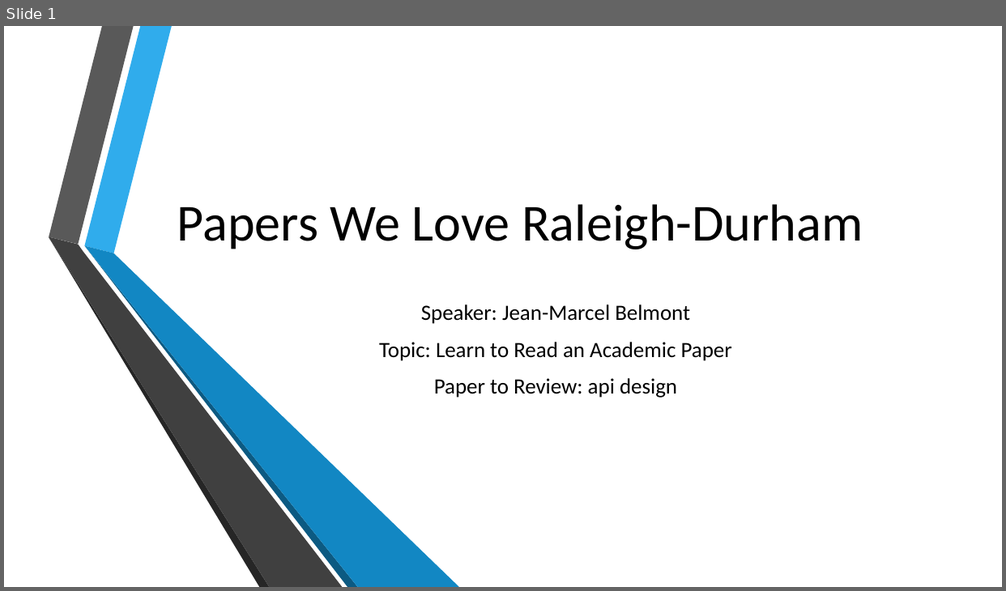
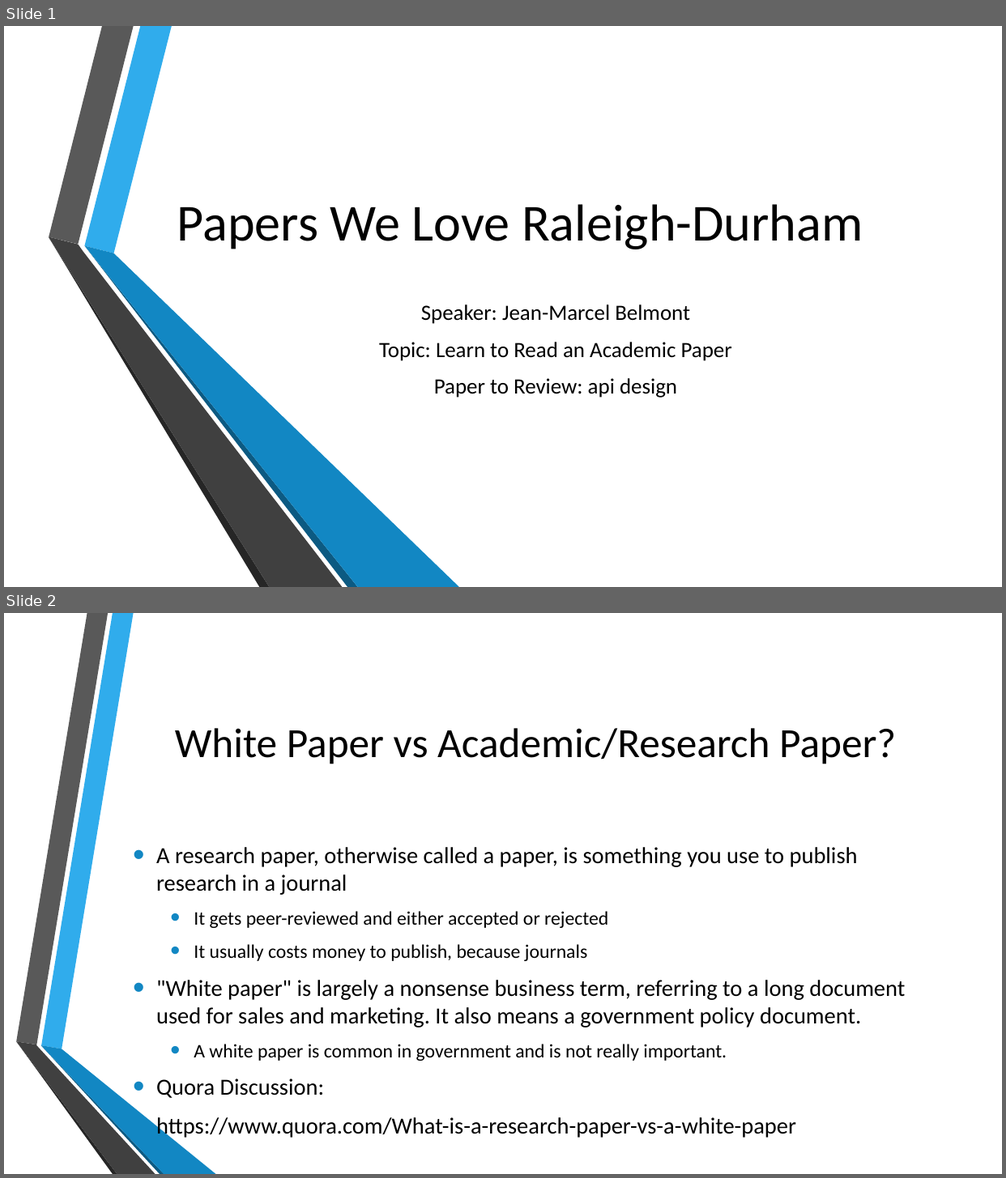
Before and after one commit to papers-we-love/raleigh-durham, a slide deck: learn_to_read_an_academic_paper/learn-to-read-an-academic-paper.pptx. Shown one above the other, each under a label of ours: slide 1 before the commit, slides 1 and 2 after it. The pictures are 1006x591 and 1006x1178 pixels, drawn with LibreOffice and Linux fonts; fonts in the diff are those of the drawing; background and template pictures are left out. Boxes give left, top, right and bottom in pixels: in the first picture for what was removed or moved away, otherwise in the second. Text is boxed around its words. In the diff, an @@ line names an element or a change of style, - is before the commit and + after.

```diff
--- a/learn_to_read_an_academic_paper/learn-to-read-an-academic-paper.pptx
+++ b/learn_to_read_an_academic_paper/learn-to-read-an-academic-paper.pptx
@@ slide 2 added at (4,613,1002,1174), background picture (left out) @@
@@ title added at (175,728,896,764), 40 pt, text #000000 @@
+White Paper vs Academic/Research Paper?
@@ text added at (156,847,905,1139), 22.2 pt, text #000000 @@
+• A research paper, otherwise called a paper, is something you use to publish research in a journal
+  • It gets peer-reviewed and either accepted or rejected
+  • It usually costs money to publish, because journals
+• "White paper" is largely a nonsense business term, referring to a long document used for sales and marketing. It also means a government policy document.
+  • A white paper is common in government and is not really important.
+• Quora Discussion:
+• https://www.quora.com/What-is-a-research-paper-vs-a-white-paper
@@ group added at (16,613,216,1174): 6 freeform shapes @@
```
Also in this commit, not shown: 1 slide removed, 2 other files.
